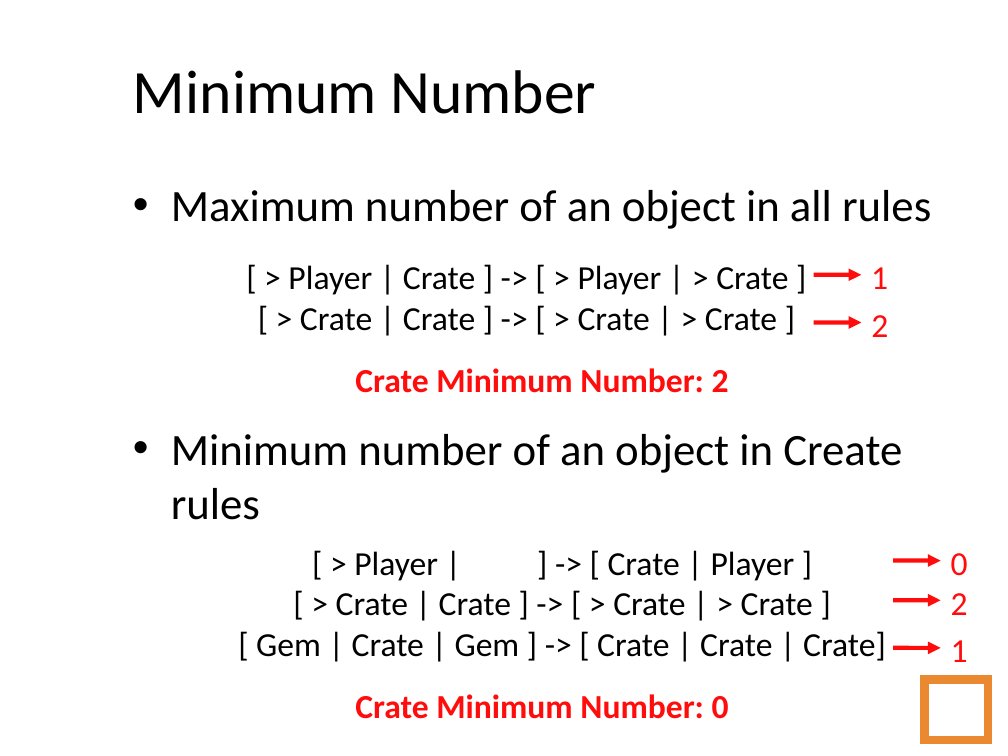
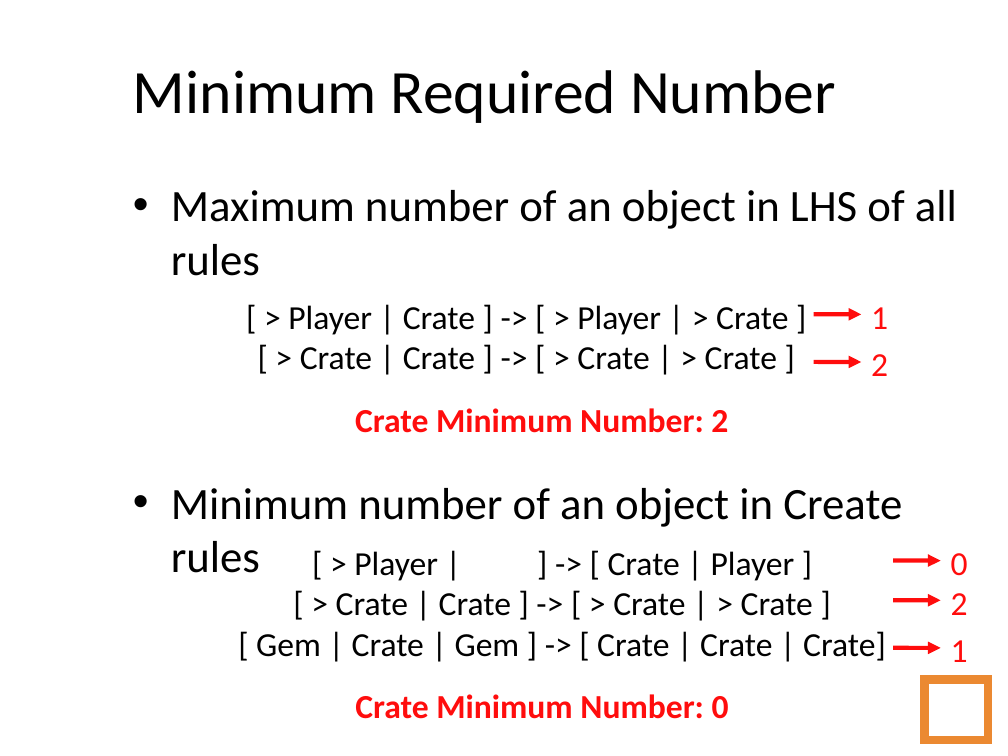
Before and after one commit to amidos2006/Automatic-Game-Script-Generation, a slide deck: slide 24 of Presentation/Automatic Game Script Generation.ppt (slide 23 before the commit). Drawn at 1008x756 pixels with LibreOffice and Linux fonts; fonts in the diff are those of the drawing; background and template pictures are left out. Boxes give left, top, right and bottom in pixels: in the first picture for what was removed or moved away, otherwise in the second. Text is boxed around its words. In the diff, an @@ line names an element or a change of style, - is before the commit and + after.

```diff
--- a/Presentation/Automatic Game Script Generation.ppt
+++ b/Presentation/Automatic Game Script Generation.ppt
@@ title at box(133, 70, 836, 123): text changed @@
-Minimum Number
+Minimum Required Number
@@ text at box(171, 190, 957, 276): text changed @@
-• Maximum number of an object in all rules
+• Maximum number of an object in LHS of all rules
@@ arrow moved from (813, 323) - (862, 323) to (813, 314) - (861, 314) @@
@@ 4 texts: place and size @@
-4 texts at box(288, 265, 888, 393)
+4 texts at box(288, 305, 888, 433)
@@ arrow moved from (813, 275) - (861, 275) to (813, 362) - (861, 362) @@
```
Also in this commit, not shown: 28 other slides changed, 7 slides added.
